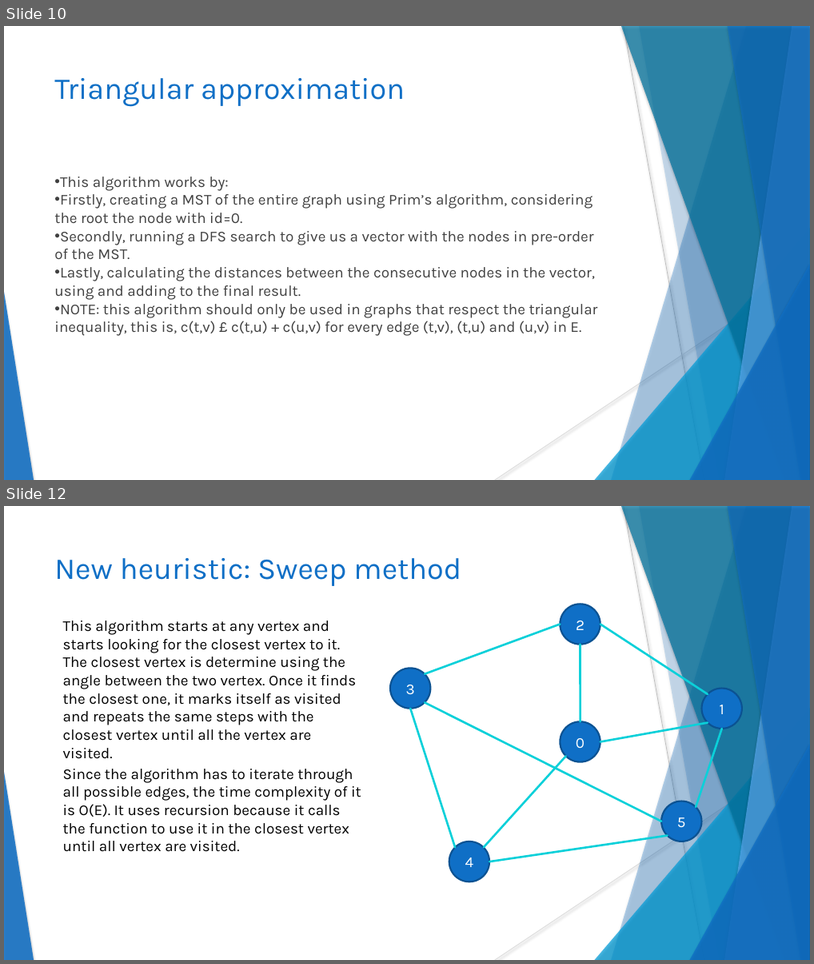
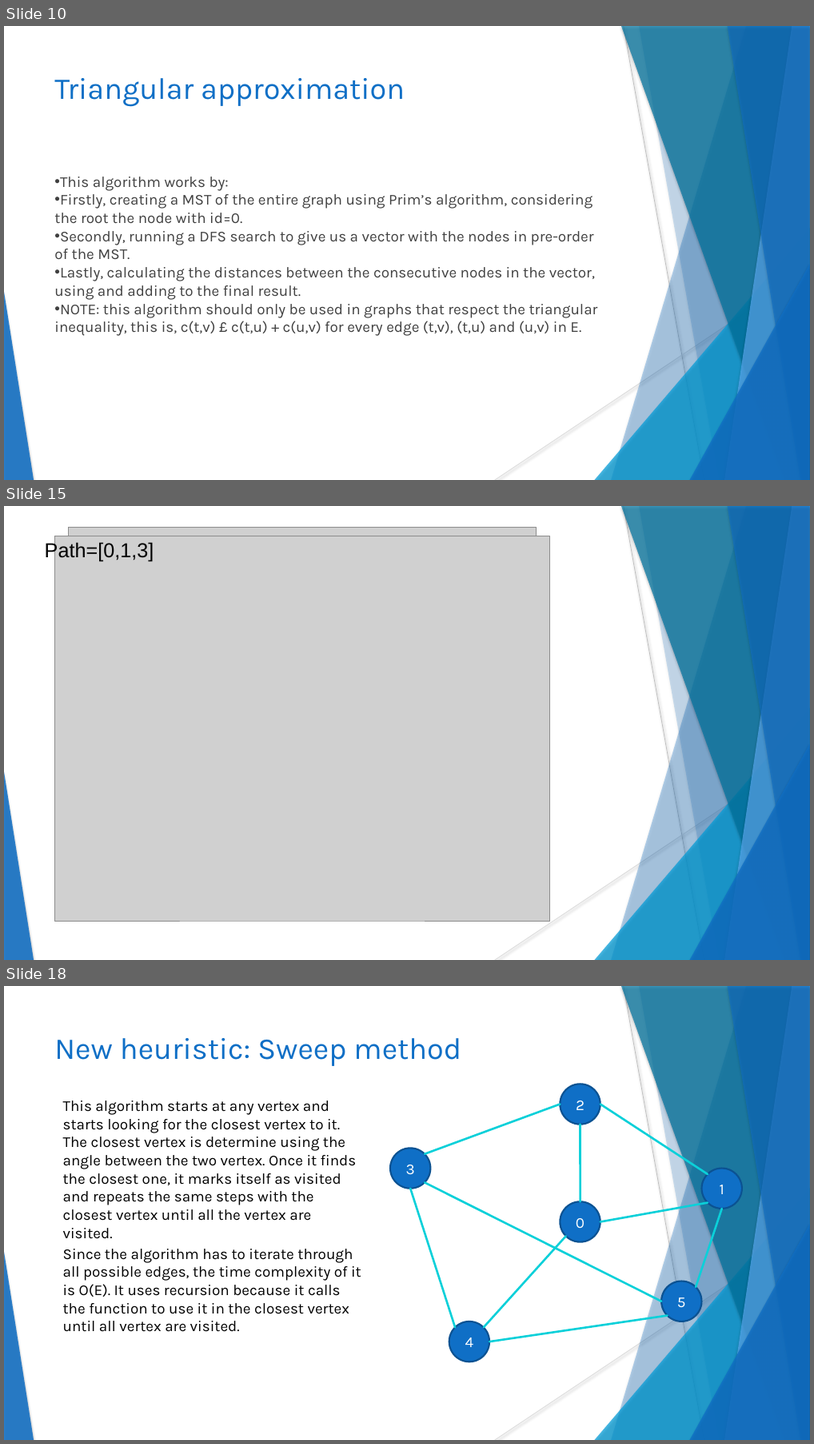
Before and after one commit to Spleentery/DA_TSP_Project-2, a slide deck: docs/Project 2.pptx. Shown one above the other, each under a label of ours: slides 10 and 12 before the commit, slides 10, 15 and 18 after it; the slides between them are not shown. The pictures are 814x964 and 814x1444 pixels, drawn with LibreOffice and Linux fonts; fonts in the diff are those of the drawing; grey boxes stand for pictures. Boxes give left, top, right and bottom in pixels: in the first picture for what was removed or moved away, otherwise in the second. Text is boxed around its words. In the diff, an @@ line names an element or a change of style, - is before the commit and + after.

```diff
--- a/docs/Project 2.pptx
+++ b/docs/Project 2.pptx
@@ slide 15 added at (x1=4, y1=506, x2=810, y2=960), background #FFFFFF; not listed: 10 template elements that a slide beside it also shows @@
@@ picture added at (x1=68, y1=527, x2=536, y2=912) @@
@@ text added at (x1=45, y1=540, x2=154, y2=561), 24 pt, text #000000 @@
+Path=[0,1,3]
@@ picture added at (x1=55, y1=536, x2=550, y2=920) @@
@@ what was slide 12 is now slide 18 @@
```
Also in this commit, not shown: 2 slides changed, 6 other slides added.
